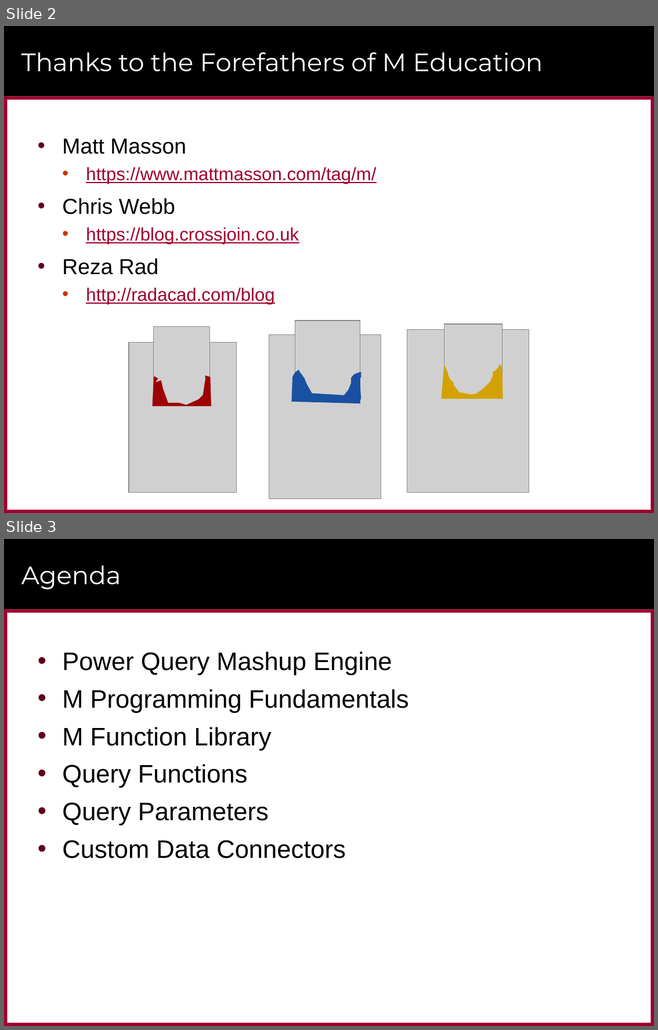
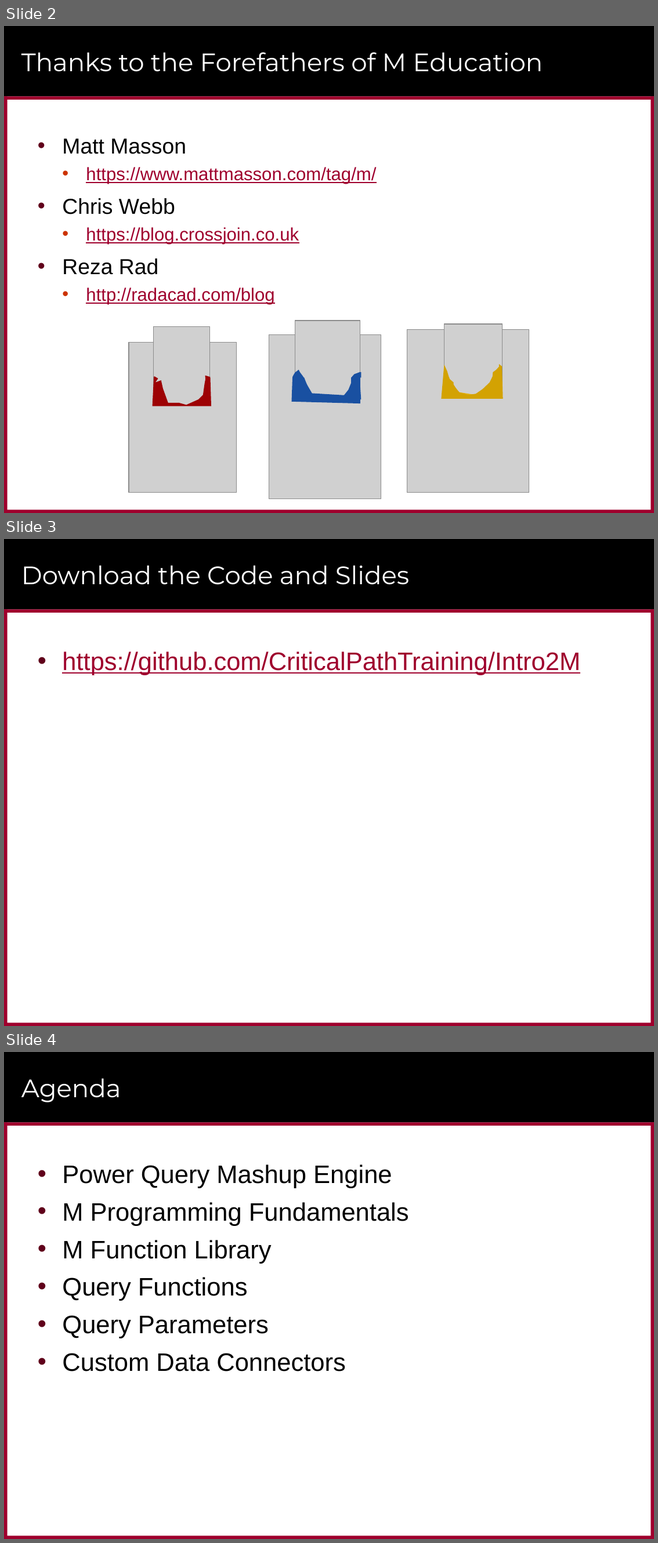
Before and after one commit to CriticalPathTraining/Intro2M, a slide deck: Introduction to M Programming for the Power BI Warrior.pptx. Shown one above the other, each under a label of ours: slides 2 and 3 before the commit, slides 2, 3 and 4 after it. The pictures are 658x1030 and 658x1543 pixels, drawn with LibreOffice and Linux fonts; fonts in the diff are those of the drawing; grey boxes stand for pictures; background and template pictures are left out. Boxes give left, top, right and bottom in pixels: in the first picture for what was removed or moved away, otherwise in the second. Text is boxed around its words. In the diff, an @@ line names an element or a change of style, - is before the commit and + after.

```diff
--- a/Introduction to M Programming for the Power BI Warrior.pptx
+++ b/Introduction to M Programming for the Power BI Warrior.pptx
@@ slide 3 added at (x1=4, y1=539, x2=654, y2=1026), background #FFFFFF; not listed: 6 template elements that a slide beside it also shows @@
@@ title added at (x1=21, y1=565, x2=409, y2=585), 28 pt, text #FFFFFF @@
+Download the Code and Slides
@@ text added at (x1=62, y1=652, x2=580, y2=675), 28 pt, text #9F002D, underline @@
+• https://github.com/CriticalPathTraining/Intro2M
@@ what was slide 3 is now slide 4 @@
```
Also in this commit, not shown: 1 other file.
